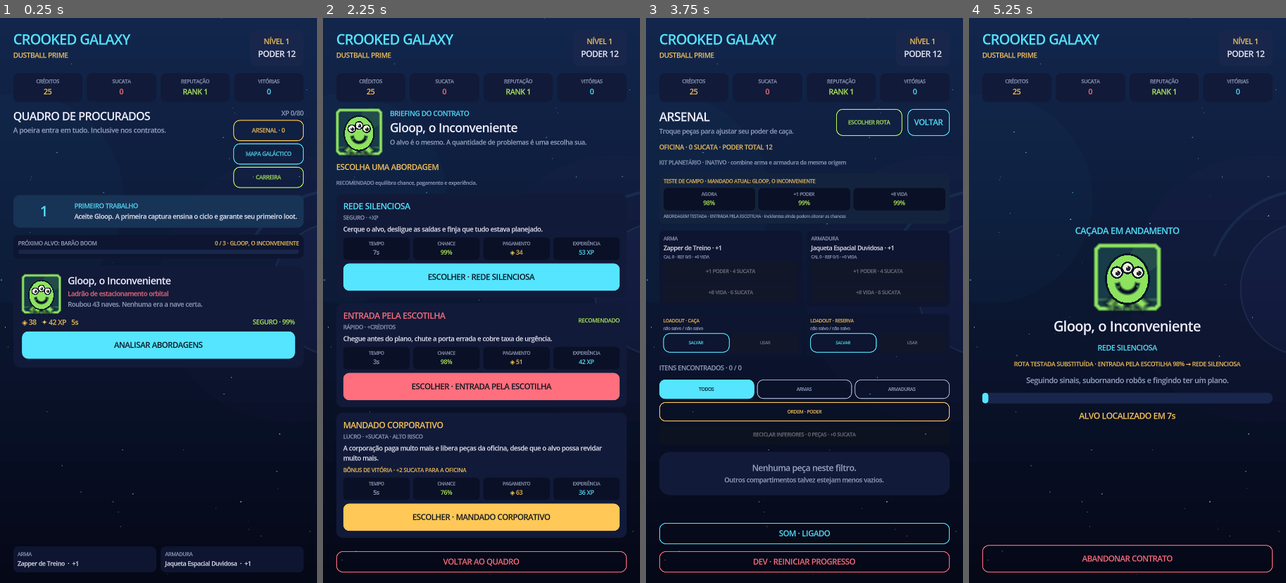
Above: before the commit, frames 1-4 (left to right).
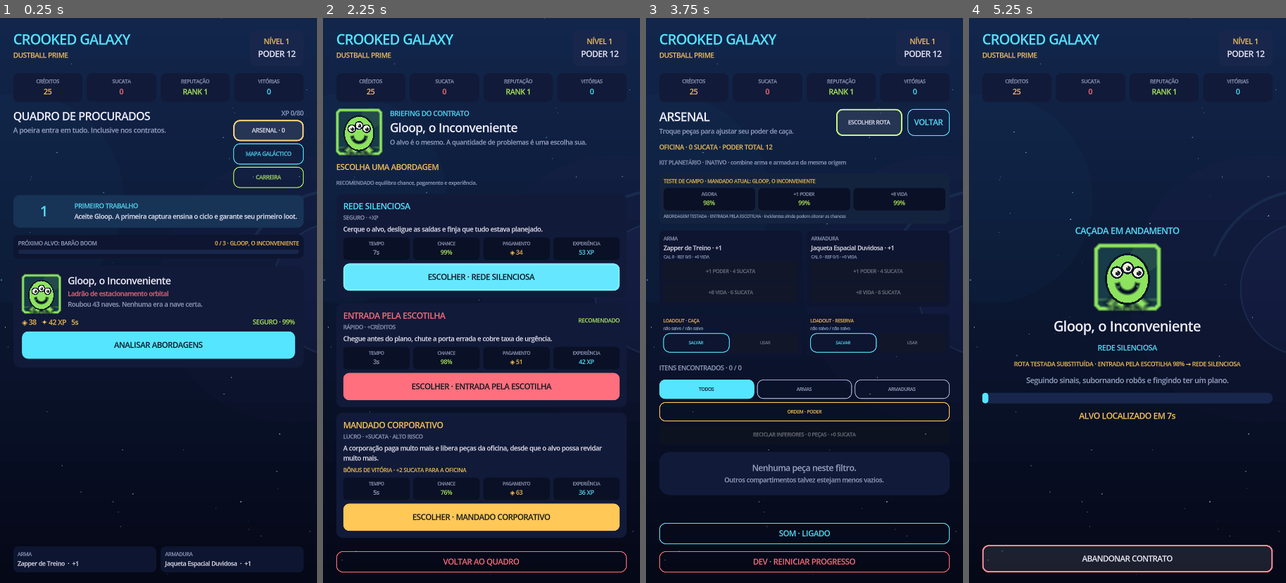
Above: after the commit, the same moments.

Repository: jellycb1/crooked-galaxy
Game: Godot game, scene res://scenes/main.tscn
Same seed, same stepped clock (60 frames per second), same inputs: the game is played once before the commit and once after it.
Inputs:
- Up to frame 1 (0.25 s): no input
- Up to frame 2 (2.25 s): click "MAPA GALÁCTICO" at 0.5 s; click "VOLTAR" at 1.25 s; click "ANALISAR ABORDAGENS" at 2 s
- Up to frame 3 (3.75 s): click "VOLTAR AO QUADRO" at 2.75 s; click "ARSENAL · 0" at 3.5 s
- Up to frame 4 (5.25 s): click "ESCOLHER ROTA" at 4.25 s; click "ESCOLHER · REDE SILENCIOSA" at 5 s

The runs differ from the first frame. In frame 1, 0.2% of the frame differs, in the area x 73-96%, y 18-22%; in frame 2, 0.6%; in frame 3, 0.2%; in frame 4, 0.7%, in the area x 4-96%, y 93-99%.

Commit message:
feat: stabilize controller focus

Diff:
--- a/scripts/main.gd
+++ b/scripts/main.gd
@@ -19,6 +19,7 @@
 var previous_phase := -1
 var space_backdrop: Control
 var safe_container: MarginContainer
+var render_generation := 0
 
 
 func _ready() -> void:
@@ -88,6 +89,12 @@
 
 
 func render() -> void:
+	var previous_focus_name := ""
+	var focus_owner := get_viewport().gui_get_focus_owner()
+	if focus_owner != null and content != null and content.is_ancestor_of(focus_owner):
+		previous_focus_name = str(focus_owner.name)
+	render_generation += 1
+	var current_generation := render_generation
 	if space_backdrop:
 		space_backdrop.planet_id = str(GameState.player.get("current_planet_id", ContentDB.PLANET.id))
 	if sound_fx:
@@ -146,6 +153,27 @@
 			victory_timer.start()
 	else:
 		victory_timer.stop()
+	call_deferred("restore_action_focus", previous_focus_name, current_generation)
+
+
+func restore_action_focus(previous_focus_name: String, expected_generation: int) -> void:
+	if expected_generation != render_generation or content == null:
+		return
+	var current := get_viewport().gui_get_focus_owner()
+	if current is Button and content.is_ancestor_of(current) and current.visible and not current.disabled:
+		return
+	var fallback: Button = null
+	for candidate in content.find_children("*", "Button", true, false):
+		var button := candidate as Button
+		if not button.visible or button.disabled or button.focus_mode == Control.FOCUS_NONE:
+			continue
+		if fallback == null:
+			fallback = button
+		if not previous_focus_name.is_empty() and str(button.name) == previous_focus_name:
+			button.grab_focus()
+			return
+	if fallback != null:
+		fallback.grab_focus()
 
 
 func build_header() -> void:
--- a/scripts/ui_factory.gd
+++ b/scripts/ui_factory.gd
@@ -67,13 +67,22 @@
 func action_button(text_value: String, color: Color, outline := false) -> Button:
 	var button := Button.new()
 	button.text = text_value
+	button.focus_mode = Control.FOCUS_ALL
 	button.custom_minimum_size = Vector2(0, 62)
 	button.add_theme_font_size_override("font_size", 17)
 	button.add_theme_color_override("font_color", color if outline else Color("#07101c"))
 	button.add_theme_color_override("font_hover_color", Color("#07101c"))
+	button.add_theme_color_override("font_focus_color", INK if outline else Color("#07101c"))
 	button.add_theme_stylebox_override("normal", box_style(Color("#00000000") if outline else color, 14))
 	button.add_theme_stylebox_override("hover", box_style(color.lightened(0.12), 14))
 	button.add_theme_stylebox_override("pressed", box_style(color.darkened(0.14), 14))
+	var focus := box_style(Color("#ffffff18"), 14)
+	focus.border_width_left = 3
+	focus.border_width_top = 3
+	focus.border_width_right = 3
+	focus.border_width_bottom = 3
+	focus.border_color = color.lightened(0.2)
+	button.add_theme_stylebox_override("focus", focus)
 	if outline:
 		var normal := box_style(Color("#00000000"), 14)
 		normal.border_width_left = 2
--- /dev/null
+++ b/tests/test_focus_navigation.gd
@@ -0,0 +1,110 @@
+extends SceneTree
+
+var failures := 0
+
+
+func _init() -> void:
+	call_deferred("run_focus_audit")
+
+
+func run_focus_audit() -> void:
+	var state = root.get_node_or_null("GameState")
+	check(state != null, "autoload is available for focus audit")
+	if state == null:
+		finish()
+		return
+	state.persistence_enabled = false
+	state.player = state.default_player()
+	state.phase = state.Phase.BOARD
+	var scene: Control = load("res://scenes/main.tscn").instantiate()
+	root.add_child(scene)
+	await settle_focus()
+	check_screen_focus(scene, "bounty board")
+
+	for view_mode in ["galaxy", "career", "arsenal"]:
+		scene.view_mode = view_mode
+		scene.render()
+		await settle_focus()
+		check_screen_focus(scene, view_mode)
+
+	scene.view_mode = "board"
+	state.select_bounty(ContentDB.TARGETS[0])
+	await settle_focus()
+	check_screen_focus(scene, "contract briefing")
+	state.choose_approach("quiet_net")
+	await settle_focus()
+	check_screen_focus(scene, "hunt")
+
+	state.hunt_event = ContentDB.HUNT_EVENTS[0].duplicate(true)
+	state.hunt_event_triggered = true
+	state.hunt_elapsed_before_event = 3.0
+	state.hunt_remaining_after_event = 4.0
+	state.phase = state.Phase.HUNT_EVENT
+	scene.render()
+	await settle_focus()
+	check_screen_focus(scene, "hunt incident")
+
+	state.player.credits = 100
+	state.resolve_hunt_event(str(state.hunt_event.choices[0].id))
+	state.begin_combat()
+	await settle_focus()
+	check_screen_focus(scene, "combat")
+	var combat_focus_name := str(root.get_viewport().gui_get_focus_owner().name)
+	state.combat_step()
+	scene.render()
+	await settle_focus()
+	check(str(root.get_viewport().gui_get_focus_owner().name) == combat_focus_name, "combat redraw restores the equivalent focused action")
+
+	state.finish_combat(true)
+	await settle_focus()
+	check_screen_focus(scene, "victory")
+	state.open_reward()
+	await settle_focus()
+	check_screen_focus(scene, "reward")
+
+	state.player.completed_planets = ["dustball_prime"]
+	state.chapter_completion = {"planet": ContentDB.PLANETS[0].duplicate(true), "target": ContentDB.TARGETS[3].duplicate(true), "total_captures": 10, "credits": 100, "xp": 50}
+	state.phase = state.Phase.CHAPTER_COMPLETE
+	scene.render()
+	await settle_focus()
+	check_screen_focus(scene, "chapter completion")
+
+	scene.free()
+	await process_frame
+	await create_timer(0.5).timeout
+	finish()
+
+
+func settle_focus() -> void:
+	await process_frame
+	await process_frame
+
+
+func check_screen_focus(scene: Control, context: String) -> void:
+	var buttons: Array[Node] = scene.content.find_children("*", "Button", true, false)
+	var actionable: Array[Button] = []
+	for candidate in buttons:
+		var button := candidate as Button
+		if button.visible and not button.disabled:
+			actionable.append(button)
+			check(button.focus_mode == Control.FOCUS_ALL, "%s action accepts keyboard/controller focus: %s" % [context, button.name])
+			var focus_style := button.get_theme_stylebox("focus") as StyleBoxFlat
+			check(focus_style != null and focus_style.border_width_left >= 3, "%s action has a visible focus ring: %s" % [context, button.name])
+	check(not actionable.is_empty(), "%s exposes at least one actionable control" % context)
+	var focus_owner: Control = root.get_viewport().gui_get_focus_owner()
+	check(focus_owner is Button and scene.content.is_ancestor_of(focus_owner) and focus_owner.visible and not focus_owner.disabled, "%s assigns focus to a visible enabled action" % context)
+
+
+func finish() -> void:
+	if failures == 0:
+		print("PASS: every primary phase exposes stable keyboard/controller focus")
+		quit(0)
+	else:
+		printerr("FAIL: %d focus navigation issue(s)" % failures)
+		quit(1)
+
+
+func check(condition: bool, description: String) -> void:
+	if not condition:
+		failures += 1
+		printerr("  FAIL: %s" % description)
Not shown, changed: Notes/AUDIT_2026-08-23.md
Not shown, changed: README.md
Not shown, changed: tools/check_project.ps1
